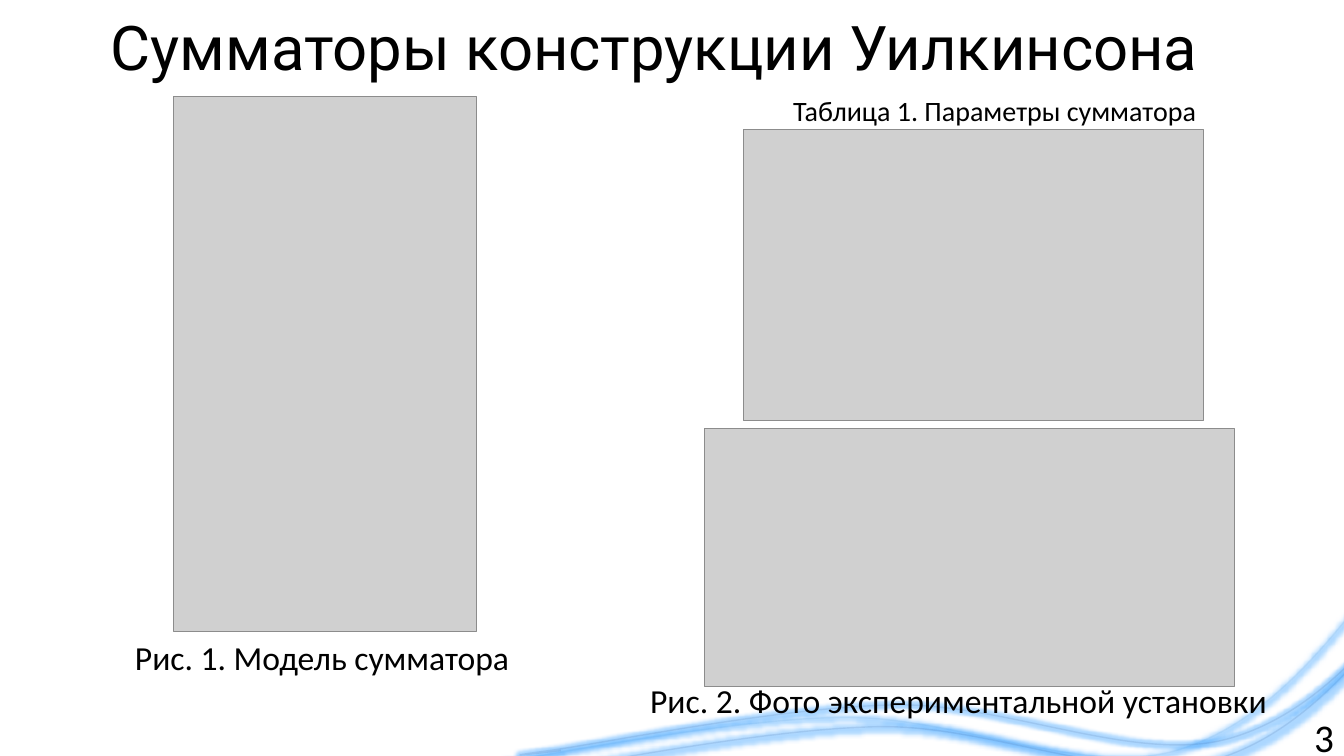
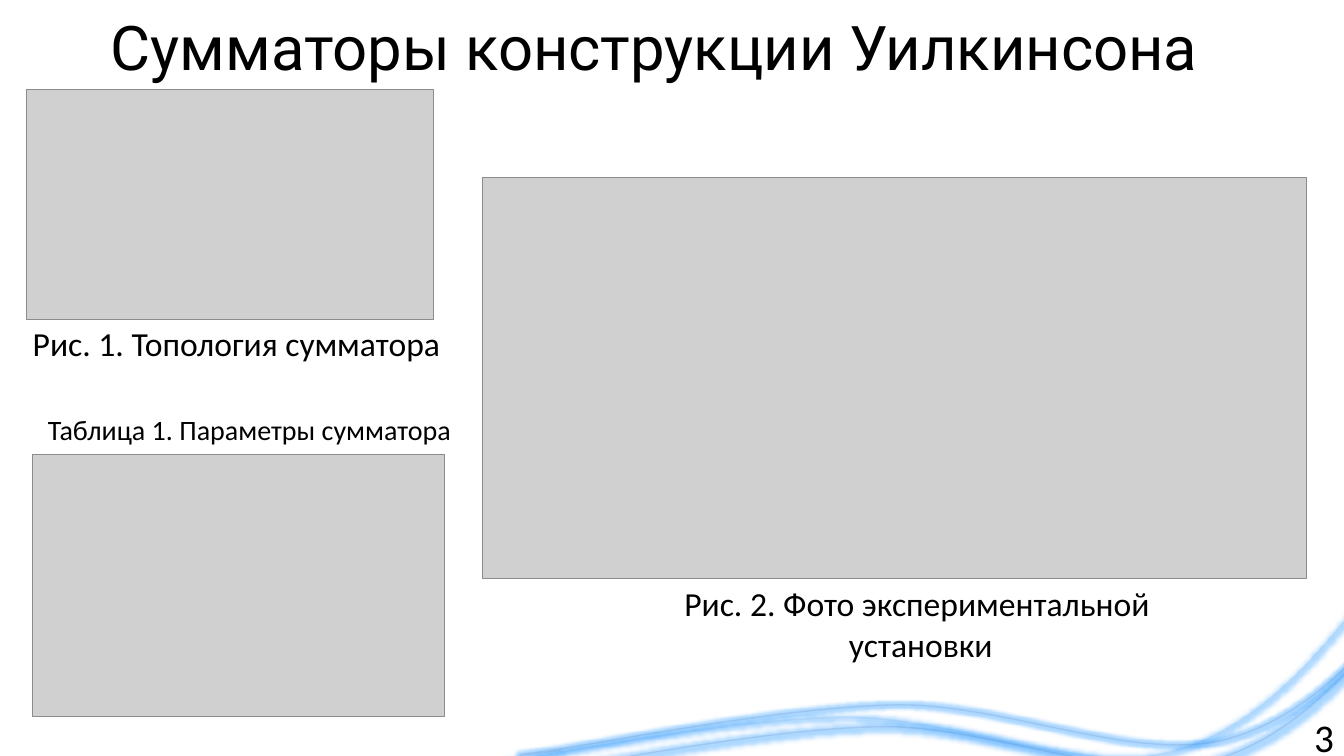
Before and after one commit to liveinscarlet/Study, a slide deck: slide 3 of Диссертация и предзащита/Презентация для предзащиты.pptx. Drawn at 1344x756 pixels with LibreOffice and Linux fonts; fonts in the diff are those of the drawing; grey boxes stand for pictures; background and template pictures are left out. Boxes give left, top, right and bottom in pixels: in the first picture for what was removed or moved away, otherwise in the second. Text is boxed around its words. In the diff, an @@ line names an element or a change of style, - is before the commit and + after.

```diff
--- a/Диссертация и предзащита/Презентация для предзащиты.pptx
+++ b/Диссертация и предзащита/Презентация для предзащиты.pptx
@@ picture at [26,90,434,320]: rotation 0 to 270 degrees @@
@@ picture: place and size @@
-picture at [705,429,1234,686]
+picture at [482,177,1307,579]
@@ text at [33,334,440,362]: text changed @@
-Рис. 1. Модель сумматора
+Рис. 1. Топология сумматора
@@ text "Таблица 1. Параметры сумматора": place and size @@
-text "Таблица 1. Параметры сумматора" at [793,102,1196,126]
+text "Таблица 1. Параметры сумматора" at [48,421,451,445]
@@ picture: place and size @@
-picture at [744,130,1204,421]
+picture at [32,455,445,716]
@@ text "Рис. 2. Фото экспериментальной установки": place and size @@
-text "Рис. 2. Фото экспериментальной установки" at [650,686,1267,722]
+text "Рис. 2. Фото экспериментальной установки" at [684,593,1149,663]
@@ text "Рис. 2. Фото экспериментальной установки" at [684,593,1149,663]: alignment left to centre @@
```
Also in this commit, not shown: 5 other slides changed.
